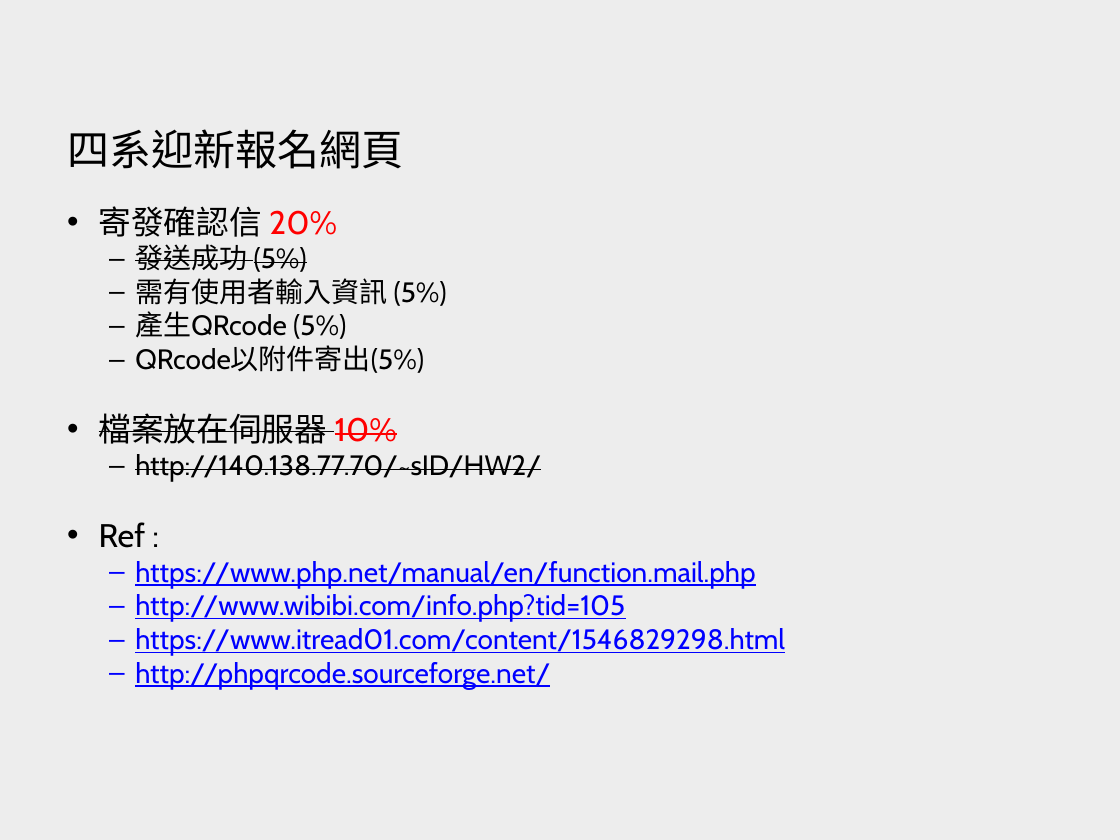
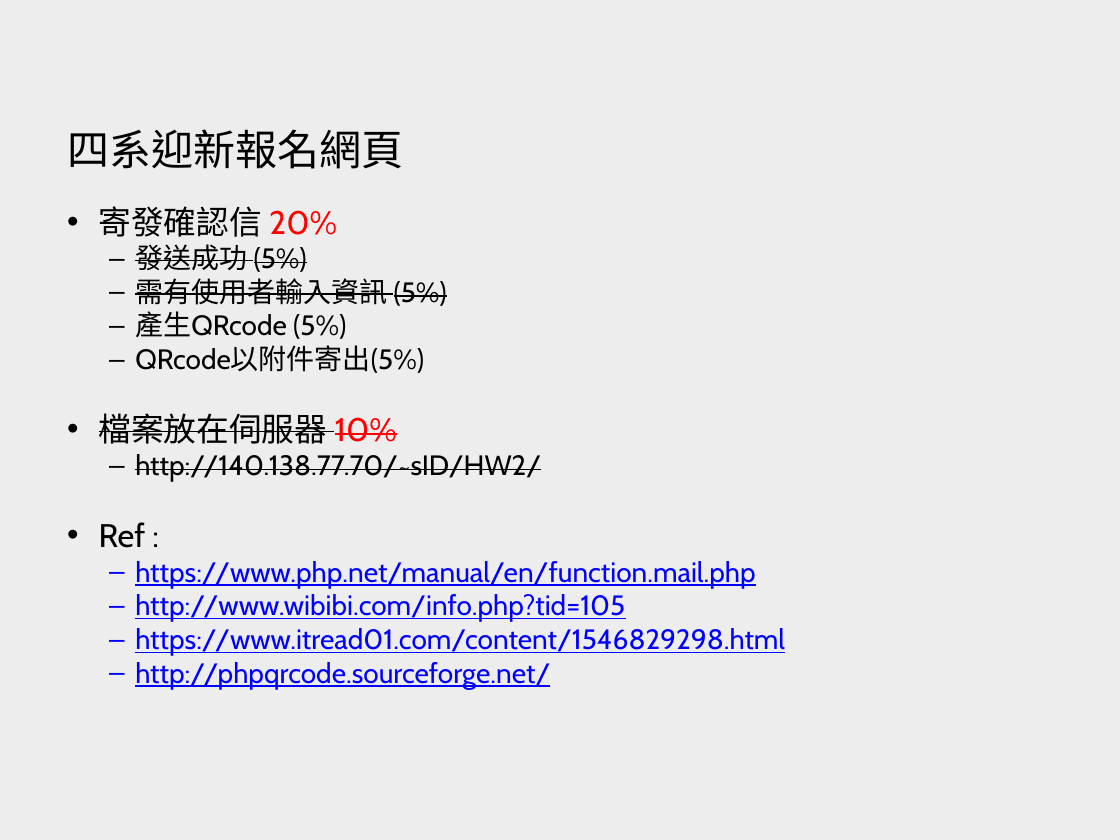
Before and after one commit to mhy1264/yzu-tininweb-HW2, a slide deck: slide 6 of @requirements/HW 2/Homework 2.pptx. Drawn at 1120x840 pixels with LibreOffice and Linux fonts; fonts in the diff are those of the drawing; background and template pictures are left out. Boxes give left, top, right and bottom in pixels: in the first picture for what was removed or moved away, otherwise in the second. Text is boxed around its words. In the diff, an @@ line names an element or a change of style, - is before the commit and + after.

```diff
--- a/@requirements/HW 2/Homework 2.pptx
+++ b/@requirements/HW 2/Homework 2.pptx
@@ text at (135,278,447,306): strikethrough on in "需有使用者輸入資訊 (5%)" @@
```
Also in this commit, not shown: 4 other files.
